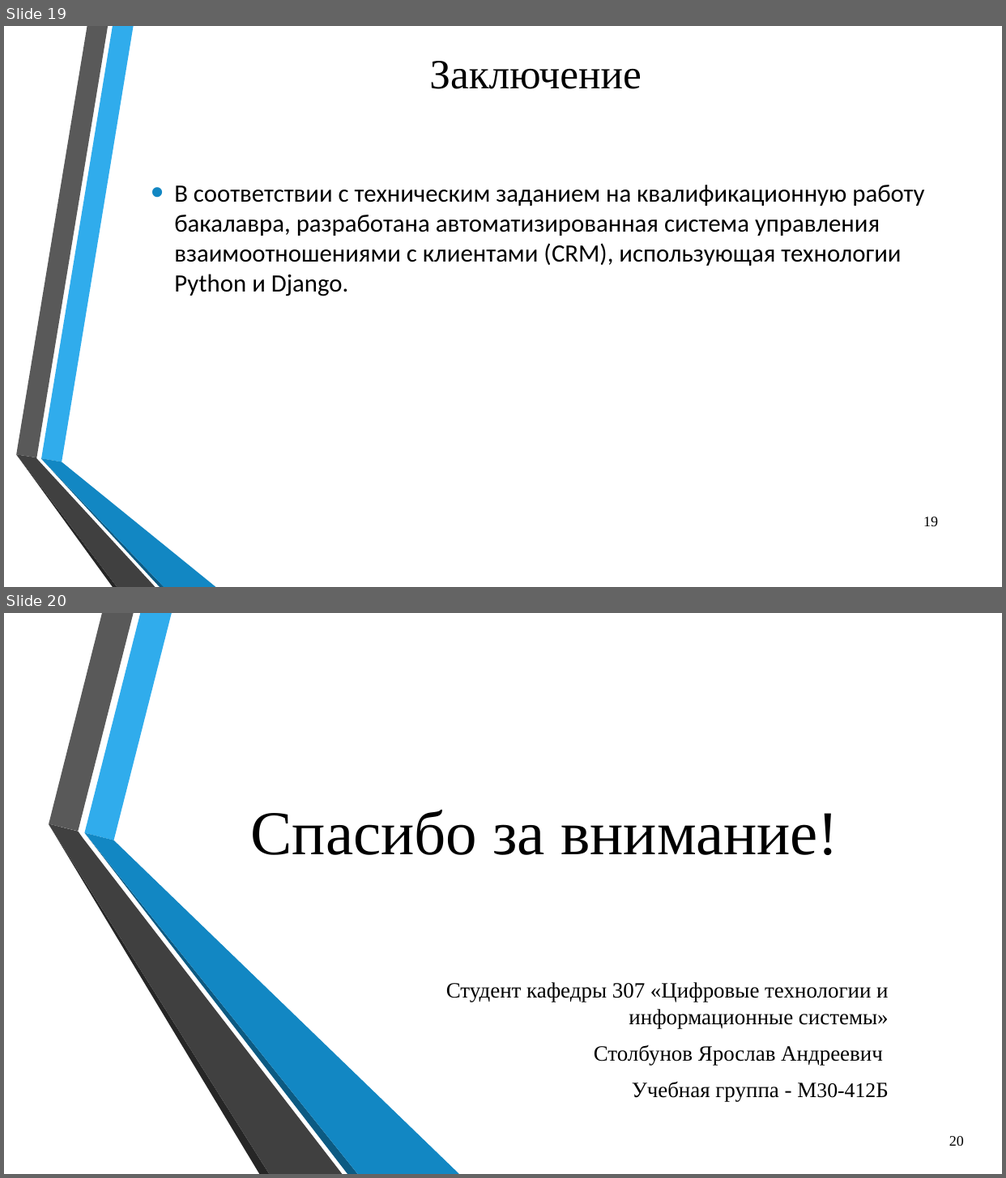
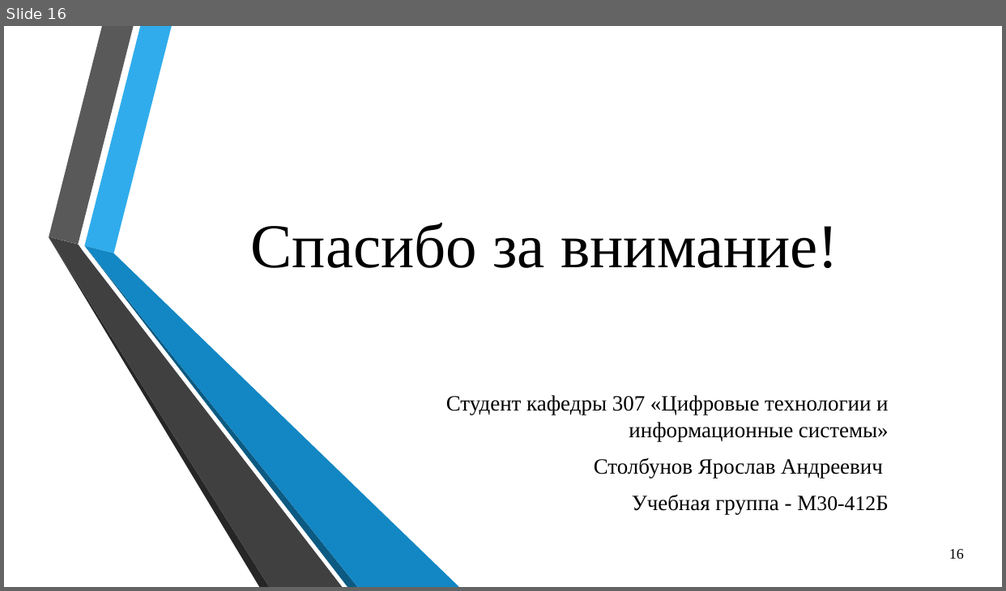
Before and after one commit to Yaroher2442/diplom-dev, a slide deck: diplom_preza.pptx. Shown one above the other, each under a label of ours: slides 19 and 20 before the commit, slide 16 after it. The pictures are 1006x1178 and 1006x591 pixels, drawn with LibreOffice and Linux fonts; fonts in the diff are those of the drawing; background and template pictures are left out. Boxes give left, top, right and bottom in pixels: in the first picture for what was removed or moved away, otherwise in the second. Text is boxed around its words. In the diff, an @@ line names an element or a change of style, - is before the commit and + after.

```diff
--- a/diplom_preza.pptx
+++ b/diplom_preza.pptx
@@ slide 19 removed at [4,26,1002,587], background picture (left out) @@
@@ title removed at [429,61,641,89] @@
-Заключение
@@ text removed at [174,185,924,297] @@
-• В соответствии с техническим заданием на квалификационную работу бакалавра, разработана автоматизированная система управления взаимоотношениями с клиентами (CRM), использующая технологии Python и Django.
@@ group removed at [16,26,216,587]: 6 freeform shapes @@
@@ page number removed at [923,517,938,527] @@
-19
@@ what was slide 20 is now slide 16 @@
@@ page number at [949,549,964,559]: text changed @@
-20
+16
```
Also in this commit, not shown: 3 slides changed, 6 slides added, 9 other slides removed, 2 other files.
